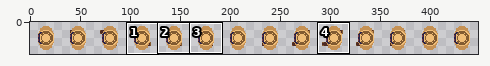
Edited in one commit: sprite sheet (src/resources/wiseman.png). The first picture is a wide view before the edit; the outline marks the close-up.
Close-up. The starting point:
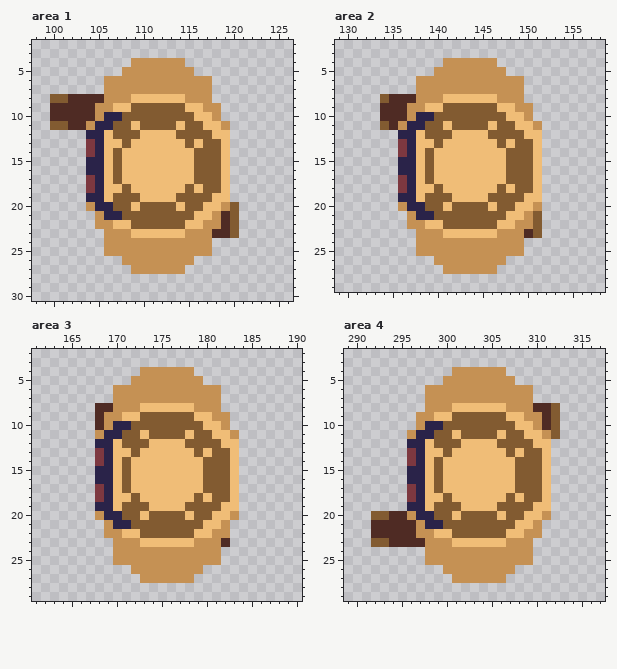
The file is 448x32 pixels. Shown: area 1: x 98..126, y 2..30; area 2: x 129..158, y 2..29; area 3: x 161..190, y 2..29; area 4: x 289..317, y 2..29. The commit also changed other parts of the picture, which this record leaves out.
And afterwards:
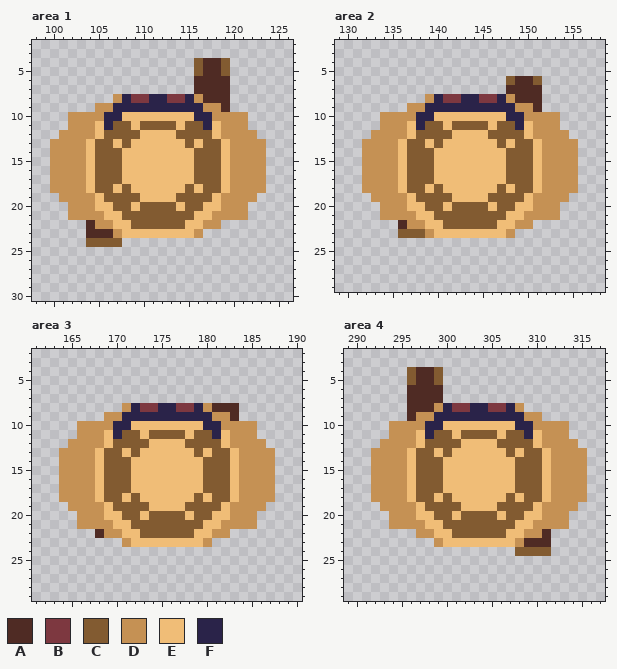
Palette (. is transparent): A #4f2b24  B #7d3840  C #825b31  D #c59154  E #f0bd77  F #2a2349
The edit:
Changed rows in their new state; - is an unchanged pixel.
Area 1:
first column x 100:
 4 ---------......-CAAC----
 5 --------........CAAC----
 6 ------..........AAAA----
 7 ------..........AAAA----
 8 .......-FBBFFBBF-AAA----
 9 .....--FFFFFFFFFF--A----
10 ..DDD---EEEEEEEEFF-DDD--
11 ..DD-E-----------F--DD--
12 -DDDDEC------------DDDD-
13 DDDDECC-------------DDDD
14 DDDDECC-------------DDDD
15 DDDDECC-------------DDDD
16 DDDDECC-------------DDDD
17 DDDDECC-------------DDDD
18 DDDDECC-------------DDDD
19 -DDDDEC------------DDDD-
20 --DD-EE-------------DD--
21 --DDD-EE-----------DDD--
22 ----A--------------..---
23 ----AAA-E------E-....---
24 ----CCCC..........------
25 ------............------
26 --------........--------
27 ---------......---------
Area 2:
first column x 132:
 4 ---------......---------
 5 --------........--------
 6 ------..........CAAC----
 7 ------..........AAAA----
 8 --.....-FBBFFBBF-AAA----
 9 --...--FFFFFFFFFF--A----
10 --DDD---EEEEEEEEFF-DDD--
11 --DD-E-----------F--DD--
12 -DDDDEC------------DDDD-
13 DDDDECC-------------DDDD
14 DDDDECC-------------DDDD
15 DDDDECC-------------DDDD
16 DDDDECC-------------DDDD
17 DDDDECC-------------DDDD
18 DDDDECC-------------DDDD
19 -DDDDEC------------DDDD-
20 --DD-EE-------------DD--
21 --DDD-EE-----------DDD--
22 ----A--------------.----
23 ----CCC-E------E-...----
24 ------............------
25 ------............------
26 --------........--------
27 ---------......---------
Area 3:
first column x 164:
 4 ---------......---------
 5 --------........--------
 6 ------............------
 7 ------............------
 8 ----...-FBBFFBBF-AAA----
 9 ----.--FFFFFFFFFF--A----
10 --DDD---EEEEEEEEFF-DDD--
11 --DD-E-----------F--DD--
12 -DDDDEC------------DDDD-
13 DDDDECC-------------DDDD
14 DDDDECC-------------DDDD
15 DDDDECC-------------DDDD
16 DDDDECC-------------DDDD
17 DDDDECC-------------DDDD
18 DDDDECC-------------DDDD
19 -DDDDEC------------DDDD-
20 --DD-EE-------------DD--
21 --DDD-EE-----------DDD--
22 ----A-------------------
23 ------.-E------E-..-----
24 ------............------
25 ------............------
26 --------........--------
27 ---------......---------
Area 4:
first column x 292:
 4 ----CAAC-......---------
 5 ----CAAC........--------
 6 ----AAAA..........------
 7 ----AAAA..........------
 8 ----AAA-FBBFFBBF-....---
 9 ----A--FFFFFFFFFF--..---
10 --DDD---EEEEEEEEFF-DDD--
11 --DD-E-----------F--DD--
12 -DDDDEC------------DDDD-
13 DDDDECC-------------DDDD
14 DDDDECC-------------DDDD
15 DDDDECC-------------DDDD
16 DDDDECC-------------DDDD
17 DDDDECC-------------DDDD
18 DDDDECC-------------DDDD
19 -DDDDEC------------DDDD-
20 ..DD-EE-------------DD--
21 ..DDD-EE-----------DDD--
22 .....--------------A----
23 .......-E------E-AAA----
24 ------..........CCCC----
25 ------............------
26 --------........--------
27 ---------......---------
Boxes around the changes in both close-ups, in picture pixels (x1, y1, x2, y2):
changed: (50, 58, 266, 274)
changed: (362, 58, 578, 274)
changed: (59, 367, 275, 583)
changed: (371, 367, 587, 583)
